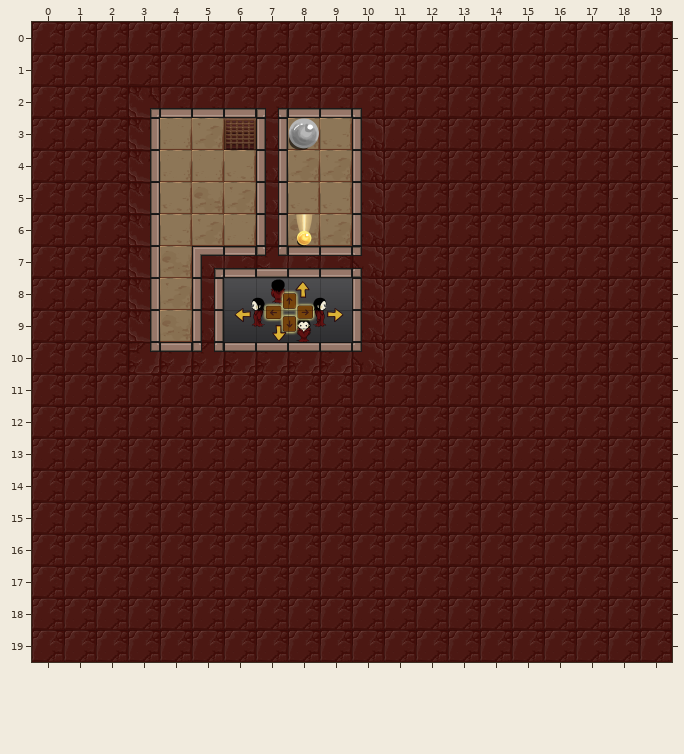
Tiled map, stored at assets/levels/newgrounds_release/t0.tmx. This is how it looked before the edit.
Cells are 128x128 px. Shown: x 0..19, y 0..19.
The result:
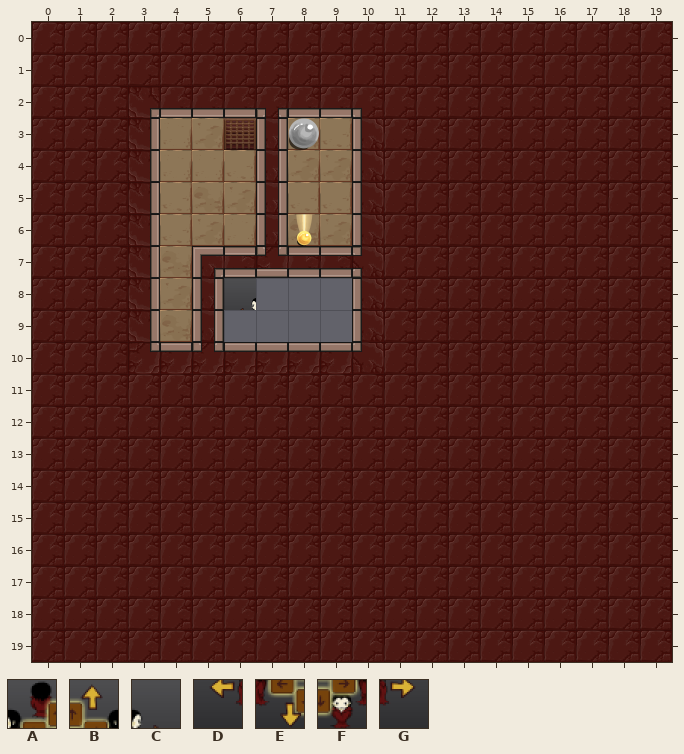
Key: from "tutorialImages": A 1, B 2, C 3, D 4, E 5, F 6, G 7.
_ is an empty cell.
See-through tiles are keyed as they look on the map.
Change:
Layer "Tutorial Images" (removed):
Tile A is removed in row 8 at x 7.
Tile B is removed in row 8 at x 8.
Tile C is removed in row 8 at x 9.
Tile D is removed in row 9 at x 6.
Tile E is removed in row 9 at x 7.
Tile F is removed in row 9 at x 8.
Tile G is removed in row 9 at x 9.
Pixel boxes of the changes (left, top, right, bottom) in both pictures:
removed: (224, 278, 352, 342)
